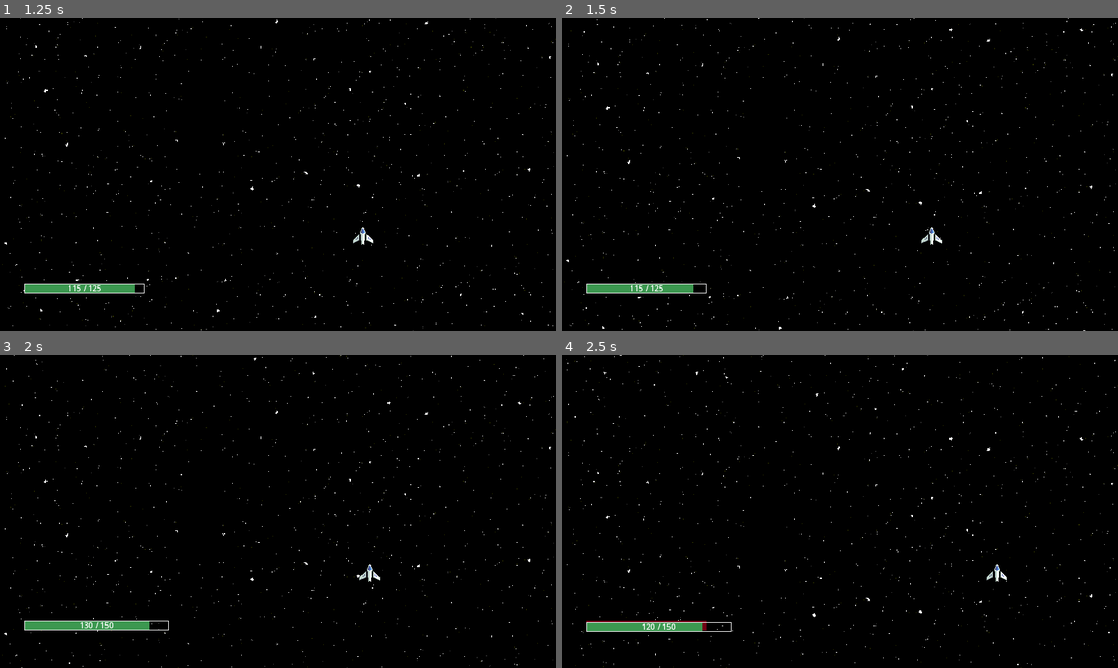
Above: before the commit, frames 1-4 (two rows, left to right).
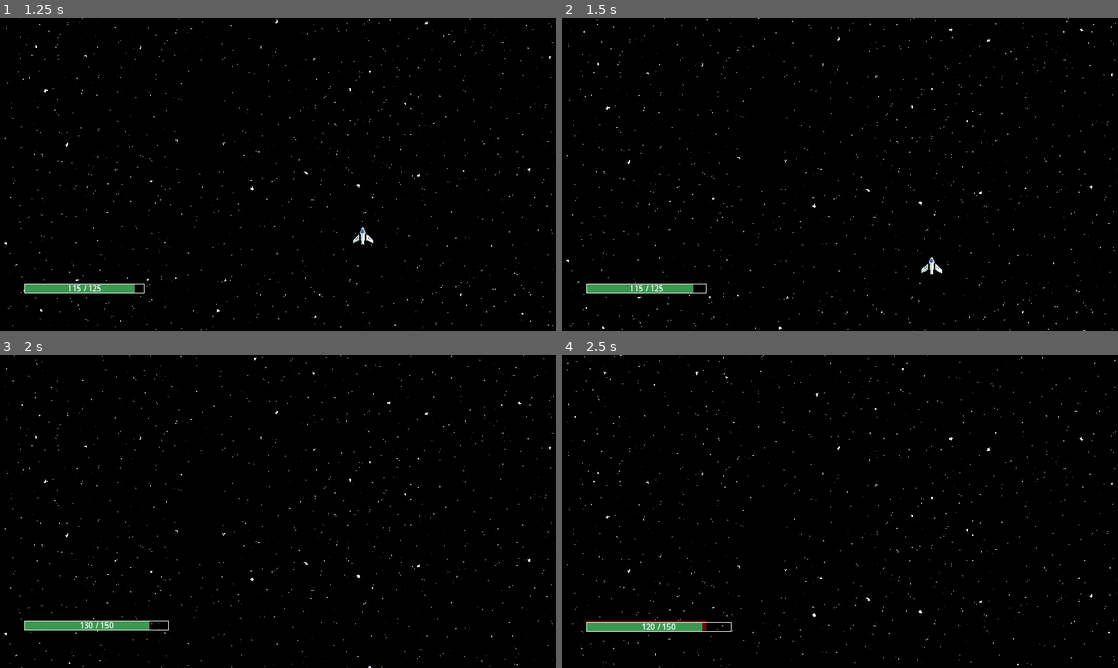
Above: after the commit, the same moments.

Repository: vezer1993/space-shooter-roguelike
Game: Godot game, scene res://Scenes/game.tscn
Same seed, same stepped clock (60 frames per second), same inputs: the game is played once before the commit and once after it.
Inputs (mouse positions are in pixels of both pictures, inside the frame that each line leads up to):
- Up to frame 1 (1.25 s): move the mouse to (400, 158) at 0.52 s; hold Right (ui_right) from 0.53 s (still down); click (400, 158) at 0.6 s; tap Space (ui_select) at 0.77 s
- Up to frame 2 (1.5 s): move the mouse to (728, 190) at 1.27 s; release Right (ui_right) at 1.28 s; hold Down (ui_down) from 1.28 s (still down); click (728, 190) at 1.35 s
- Up to frame 3 (2 s): keep holding Down (ui_down); tap Space (ui_select) at 1.52 s
- Up to frame 4 (2.5 s): move the mouse to (895, 442) at 2.02 s; release Down (ui_down) at 2.03 s; hold Right (ui_right) from 2.03 s (still down); click (895, 442) at 2.1 s

Frame 1 is identical in both runs. In frame 2, 0.2% of the frame differs, in the area x 64-69%, y 66-82%; in frame 3, less than 0.1%; in frame 4, less than 0.1%.

Commit message:
dodano kretanje naprid-nazad

Diff:
--- a/Scripts/playershuttle.gd
+++ b/Scripts/playershuttle.gd
@@ -20,12 +20,18 @@
 
 
 func _physics_process(delta: float) -> void:
-	var direction := Input.get_axis("ui_left", "ui_right")
+	var horizontal_direction := Input.get_axis("ui_left", "ui_right")
+	var vertical_direction := Input.get_axis("ui_up", "ui_down")
 
-	if direction != 0:
-		velocity.x = direction * SPEED
+	if horizontal_direction != 0:
+		velocity.x = horizontal_direction * SPEED
 	else:
 		velocity.x = 0.0  # Instant stop for crispness
 
-	velocity.y = 0.0  # Lock vertical movement
+	# Set vertical velocity
+	if vertical_direction != 0:
+		velocity.y = vertical_direction * SPEED
+	else:
+		velocity.y = 0.0  # Instant stop for crispness
+
 	move_and_slide()
